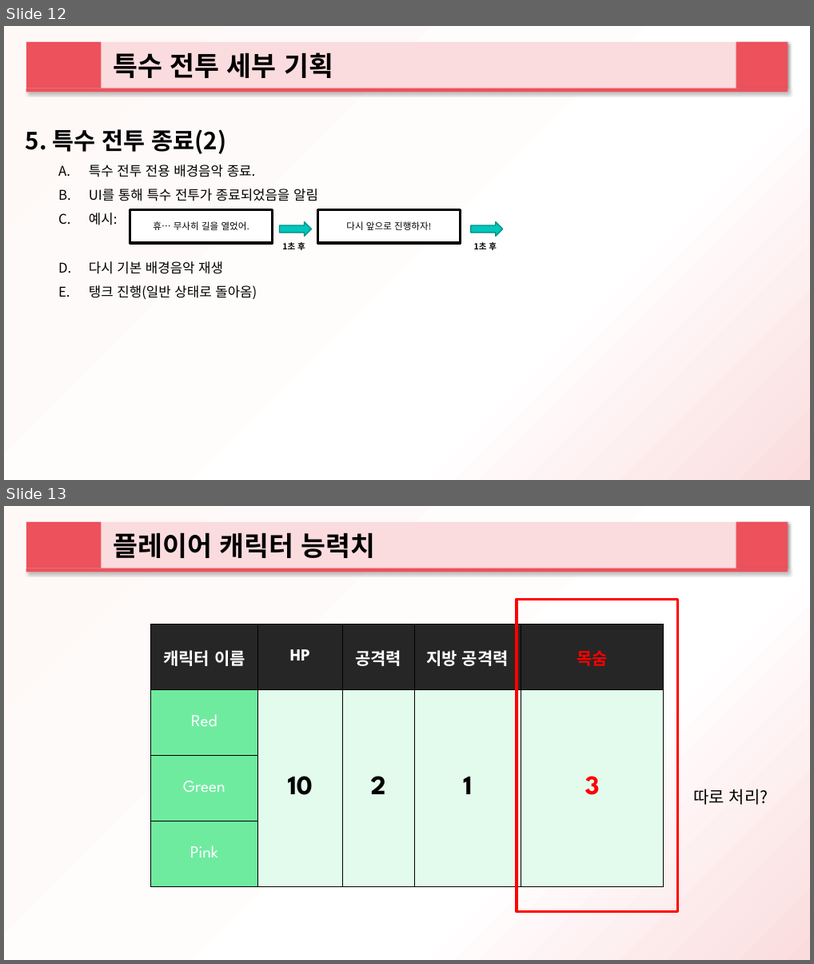
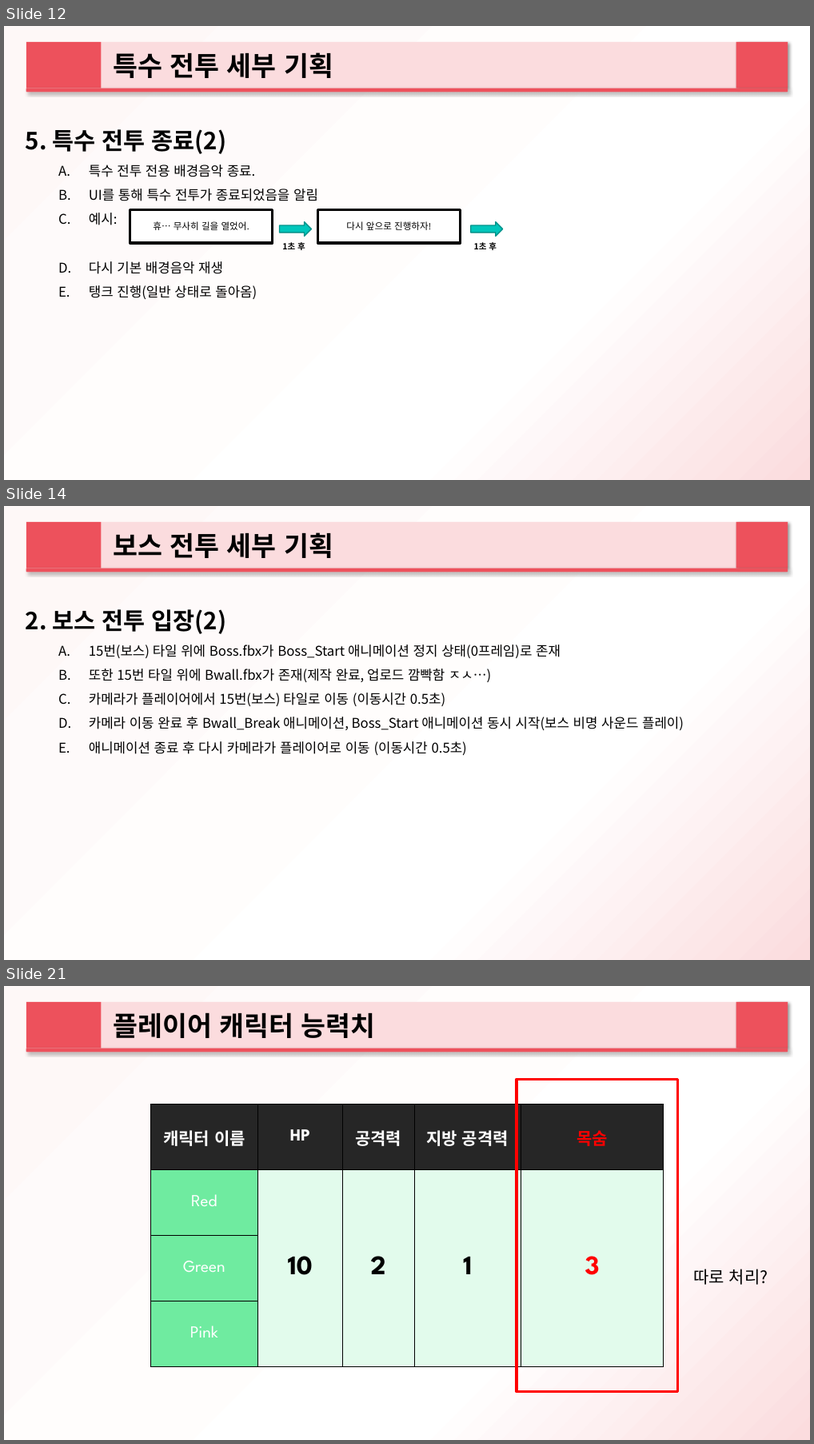
Before and after one commit to 2015184012Bang/KPU_TeamProject, a slide deck: ProjectPlan/팀원들 공유용/하트비트 추가 기획서_설정.pptx. Shown one above the other, each under a label of ours: slides 12 and 13 before the commit, slides 12, 14 and 21 after it; the slides between them are not shown. The pictures are 814x964 and 814x1444 pixels, drawn with LibreOffice and Linux fonts; fonts in the diff are those of the drawing. Boxes give left, top, right and bottom in pixels: in the first picture for what was removed or moved away, otherwise in the second. Text is boxed around its words. In the diff, an @@ line names an element or a change of style, - is before the commit and + after.

Commit message:
Add files via upload
보스 세부 기획 추가

```diff
--- a/ProjectPlan/팀원들 공유용/하트비트 추가 기획서_설정.pptx
+++ b/ProjectPlan/팀원들 공유용/하트비트 추가 기획서_설정.pptx
@@ slide 14 added at [4, 506, 810, 960], background gradient #FEF8F7 to #FFFFFF to #FBDCDE @@
@@ rectangle added at [26, 522, 102, 568], fill #ED515C @@
@@ rectangle added at [102, 522, 789, 568], fill #FBDCDE, 32 pt, text #000000, bold @@
+보스 전투 세부 기획
@@ rectangle added at [737, 522, 788, 568], fill #ED515C @@
@@ rounded rectangle added at [26, 568, 789, 572], fill #ED515C @@
@@ text added at [26, 609, 227, 634], 28 pt, text #000000, bold @@
+2. 보스 전투 입장(2)
@@ text added at [89, 644, 684, 755], 16 pt, text #000000 @@
+A. 15번(보스) 타일 위에 Boss.fbx가 Boss_Start 애니메이션 정지 상태(0프레임)로 존재
+B. 또한 15번 타일 위에 Bwall.fbx가 존재(제작 완료, 업로드 깜빡함 ㅈㅅ…)
+C. 카메라가 플레이어에서 15번(보스) 타일로 이동 (이동시간 0.5초)
+D. 카메라 이동 완료 후 Bwall_Break 애니메이션, Boss_Start 애니메이션 동시 시작(보스 비명 사운드 플레이)
+E. 애니메이션 종료 후 다시 카메라가 플레이어로 이동 (이동시간 0.5초)
@@ what was slide 13 is now slide 21 @@
```
Also in this commit, not shown: 4 slides changed, 7 other slides added.
